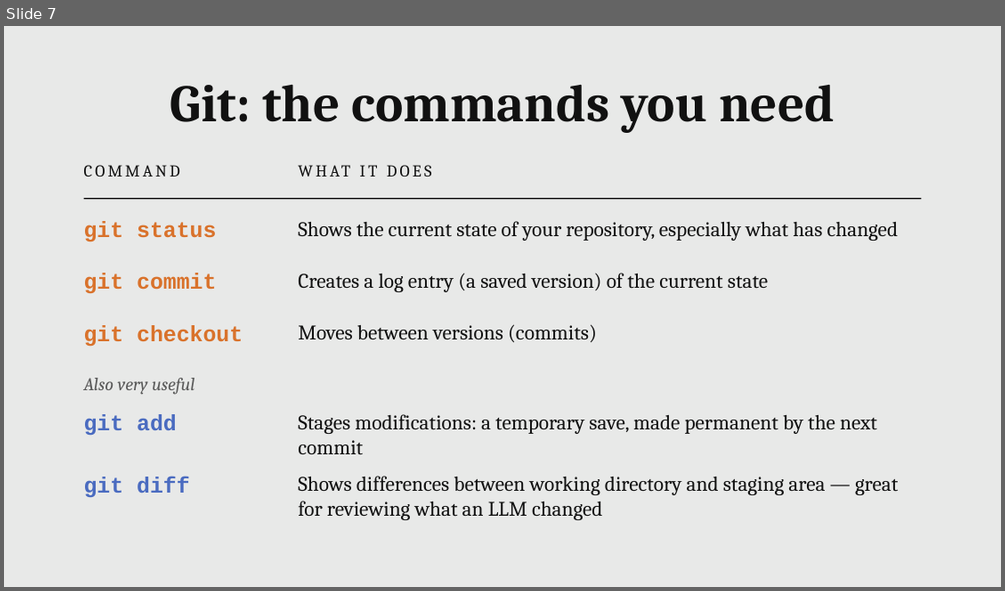
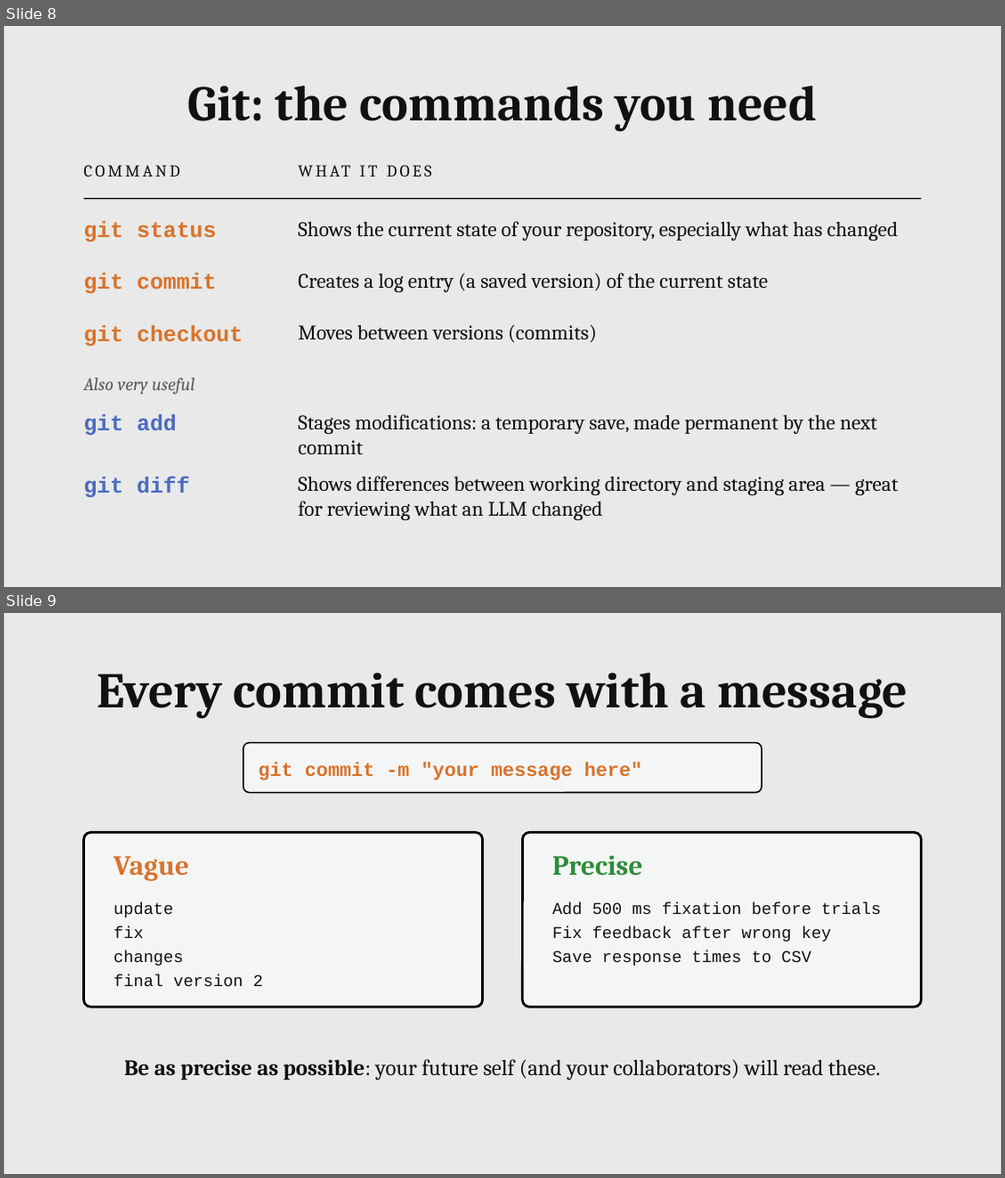
Before and after one commit to MaximeCaute/CogSupParis-Core-1, a slide deck: 2026-2027/S1/Session-01/Session_01_Course_introduction.odp. Shown one above the other, each under a label of ours: slide 7 before the commit, slides 8 and 9 after it. The pictures are 1005x591 and 1005x1178 pixels, drawn with LibreOffice and Linux fonts; fonts in the diff are those of the drawing. Boxes give left, top, right and bottom in pixels: in the first picture for what was removed or moved away, otherwise in the second. Text is boxed around its words. In the diff, an @@ line names an element or a change of style, - is before the commit and + after.

```diff
--- a/2026-2027/S1/Session-01/Session_01_Course_introduction.odp
+++ b/2026-2027/S1/Session-01/Session_01_Course_introduction.odp
@@ slide 9 added at [4,613,1001,1174], background #E8E9E8 @@
@@ text added at [97,673,907,719], 36 pt, text #111111, bold @@
+Every commit comes with a message
@@ rounded rectangle added at [243,743,761,793], fill #F4F6F5, outline #000000 0.99 pt @@
@@ text added at [259,762,642,780], 14 pt, text #D9722B, bold @@
+git commit -m "your message here"
@@ rounded rectangle added at [84,832,483,1006], fill #F4F6F5, outline #000000 1.76 pt @@
@@ rounded rectangle added at [522,832,921,1006], fill #F4F6F5, outline #000000 1.76 pt @@
@@ text added at [113,856,189,881], 20 pt, text #D9722B, bold @@
+Vague
@@ text added at [552,855,642,876], 20 pt, text #2E8B3A, bold @@
+Precise
@@ text added at [113,902,263,986], 12 pt, text #111111 @@
+update
+fix
+changes
+final version 2
@@ text added at [552,902,881,965], 12 pt, text #111111 @@
+Add 500 ms fixation before trials
+Fix feedback after wrong key
+Save response times to CSV
@@ text added at [124,1059,881,1079], 16 pt, text #111111 @@
+Be as precise as possible: your future self (and your collaborators) will read these.
@@ what was slide 7 is now slide 8 @@
@@ slide 8 changed as well @@
@@ text "Git: the commands you need" at [187,86,817,132]: size 38 to 36 pt @@
```
Also in this commit, not shown: 6 other slides changed, 8 other slides added, 5 slides removed.
